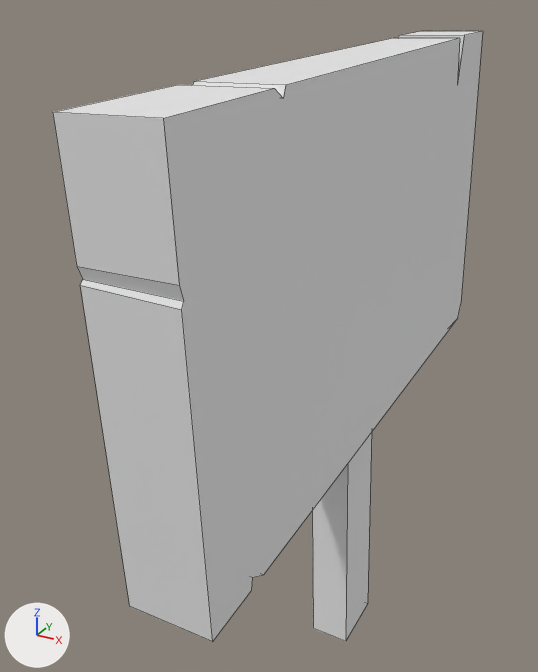
An edit to the FBX model Assets/FBX/sign.fbx, drawn before and after from the same camera.
Before and after are seen from a 50 mm lens placed at (0.68, -1.72, 1.79), pointed at (-0.23, -0.06, 0.97). Lighting does not change. The marker at lower left points along +X, +Y and +Z. Mesh edges are drawn as thin lines.

The older version as bpy lines, for what is in view:
```python
mat_material = principled_material('Material')
mat_material.base_color = (0.8, 0.8, 0.8)  # white #e7e7e7
mat_material.roughness = 0.69
me_cube = bpy.data.meshes.new('Cube')
me_cube.from_pydata(...)  # 42 vertices, 25 faces; spans x -0.15..0.07, y -0.87..0.85, z 0.01..1.73
me_cube.materials.append(mat_material)  # white #e7e7e7
ob_cube = bpy.data.objects.new('Cube', me_cube)
ob_cube.location = (0.0, 0.0, 0.0)
```
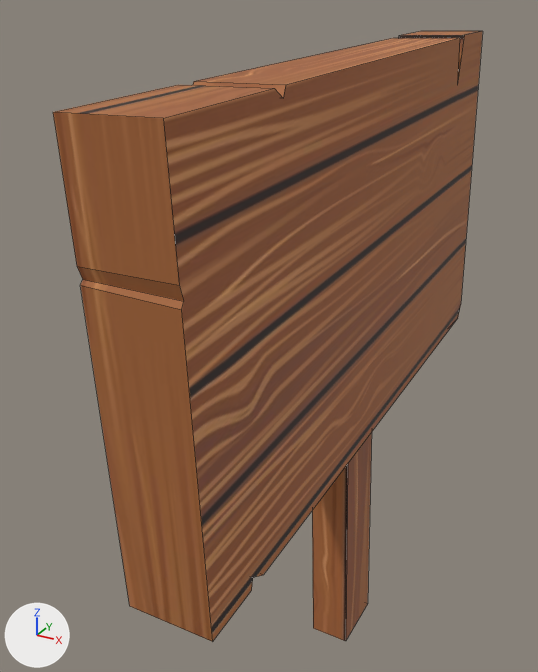
What differs and where, as boxes (x1, y1, x2, y2) in the pictures (538 x 672 px):
'Cube', surface changed (grey to brown)
    both: (53, 31, 483, 642)

What changed in the scene script:
```text
Add img_vector_woodgrain_texture_background_jpg:
    img_vector_woodgrain_texture_background_jpg = load_image('vector-woodgrain-texture-background.jpg', '../../BlenderFiles/vector-woodgrain-texture-background.jpg', 700, 490, 'sRGB')
Change mat_material:
    remove mat_material.base_color = (0.8, 0.8, 0.8)  # white #e7e7e7
    add mat_material.texture = img_vector_woodgrain_texture_background_jpg
```
